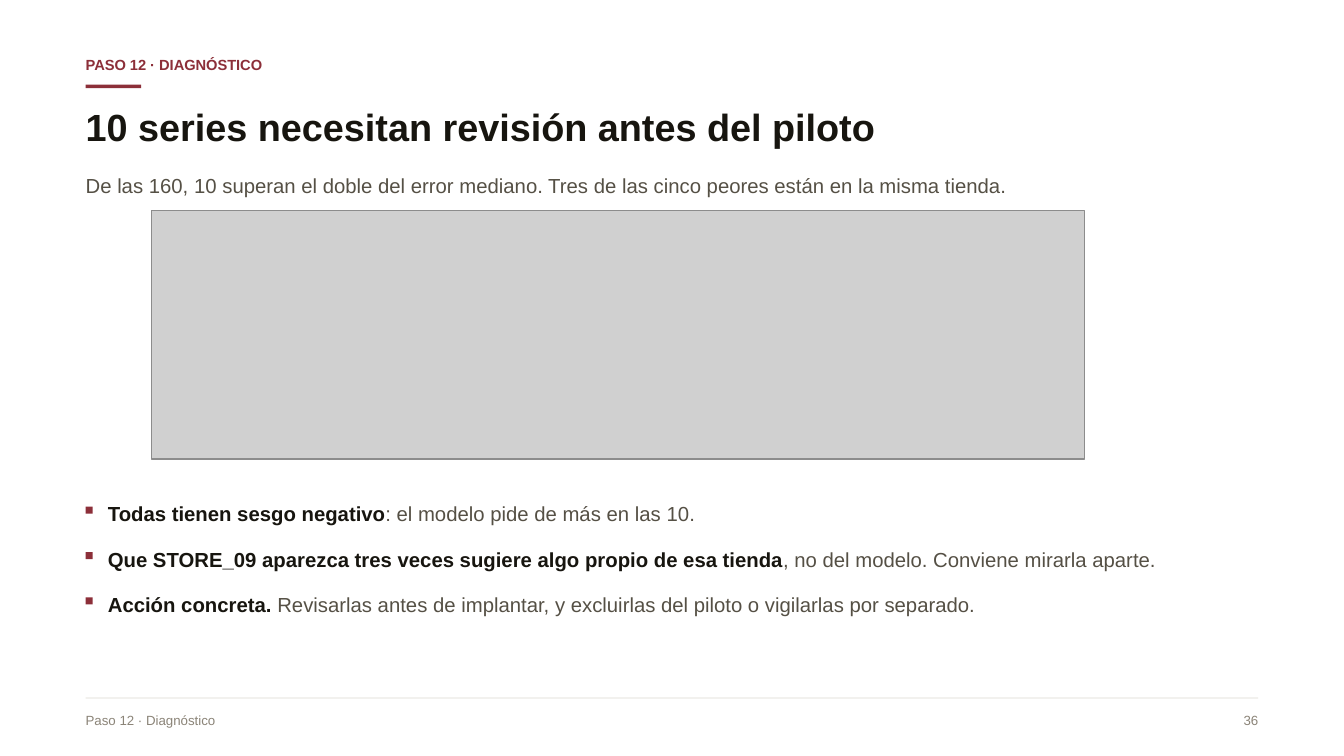
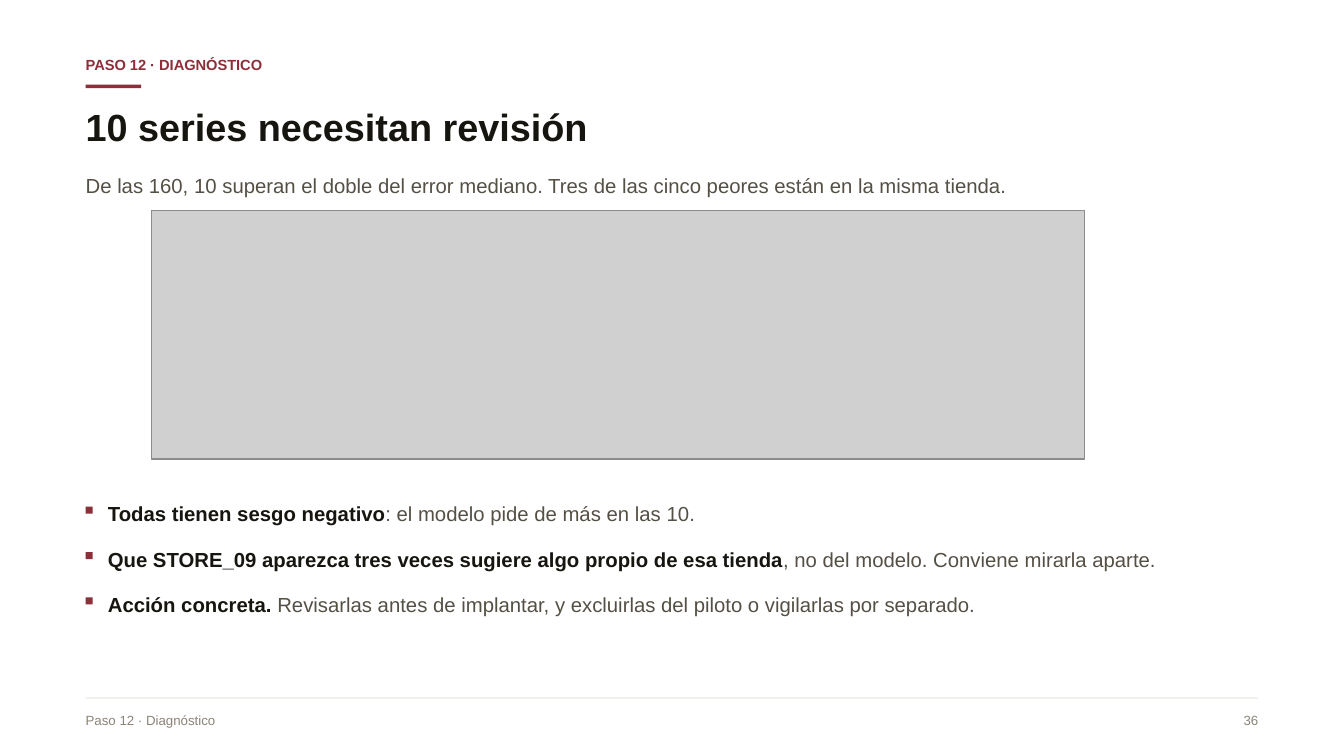
Before and after one commit to Danilo22m/Prueba_Tostao, a slide deck: slide 32 of Presentacion_Caso_A.pptx. Drawn at 1344x756 pixels with LibreOffice and Linux fonts; fonts in the diff are those of the drawing; grey boxes stand for pictures. Boxes give left, top, right and bottom in pixels: in the first picture for what was removed or moved away, otherwise in the second. Text is boxed around its words. In the diff, an @@ line names an element or a change of style, - is before the commit and + after.

```diff
--- a/Presentacion_Caso_A.pptx
+++ b/Presentacion_Caso_A.pptx
@@ text at bbox=[86, 113, 588, 142]: text changed @@
-10 series necesitan revisión antes del piloto
+10 series necesitan revisión
```
Also in this commit, not shown: 2 other slides changed, 2 slides removed.
